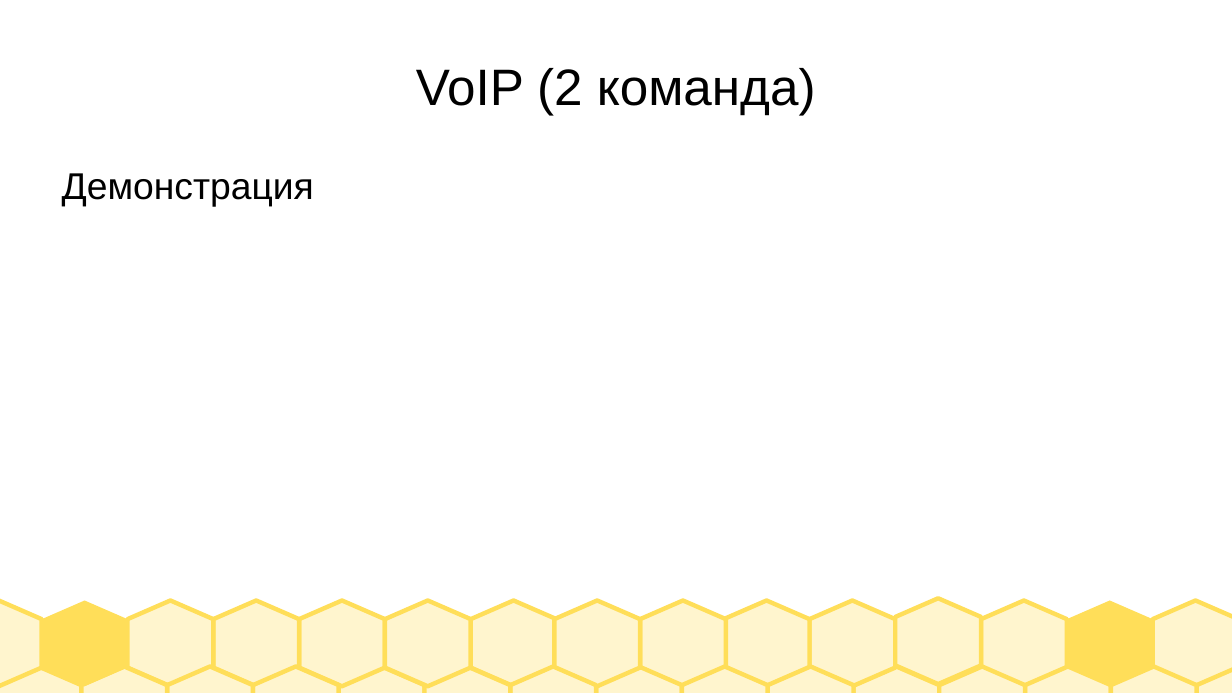
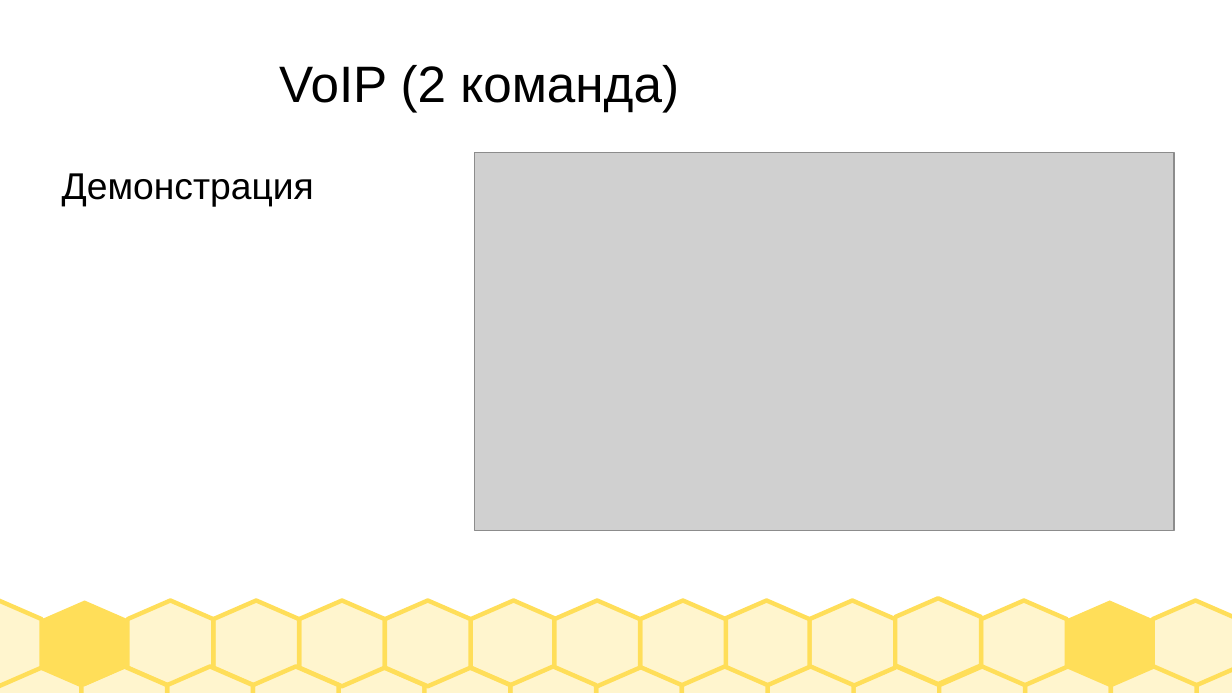
Before and after one commit to DsRase/LB2MININININET, a slide deck: slide 7 of preza.odp. Drawn at 1232x693 pixels with LibreOffice and Linux fonts; fonts in the diff are those of the drawing; grey boxes stand for pictures. Boxes give left, top, right and bottom in pixels: in the first picture for what was removed or moved away, otherwise in the second. Text is boxed around its words. In the diff, an @@ line names an element or a change of style, - is before the commit and + after.

```diff
--- a/preza.odp
+++ b/preza.odp
@@ title "VoIP (2 команда)": place and size @@
-title "VoIP (2 команда)" at [416,68,816,116]
+title "VoIP (2 команда)" at [279,65,679,112]
@@ picture added at [475,152,1175,531] @@
```
Also in this commit, not shown: 1 other slide changed.
